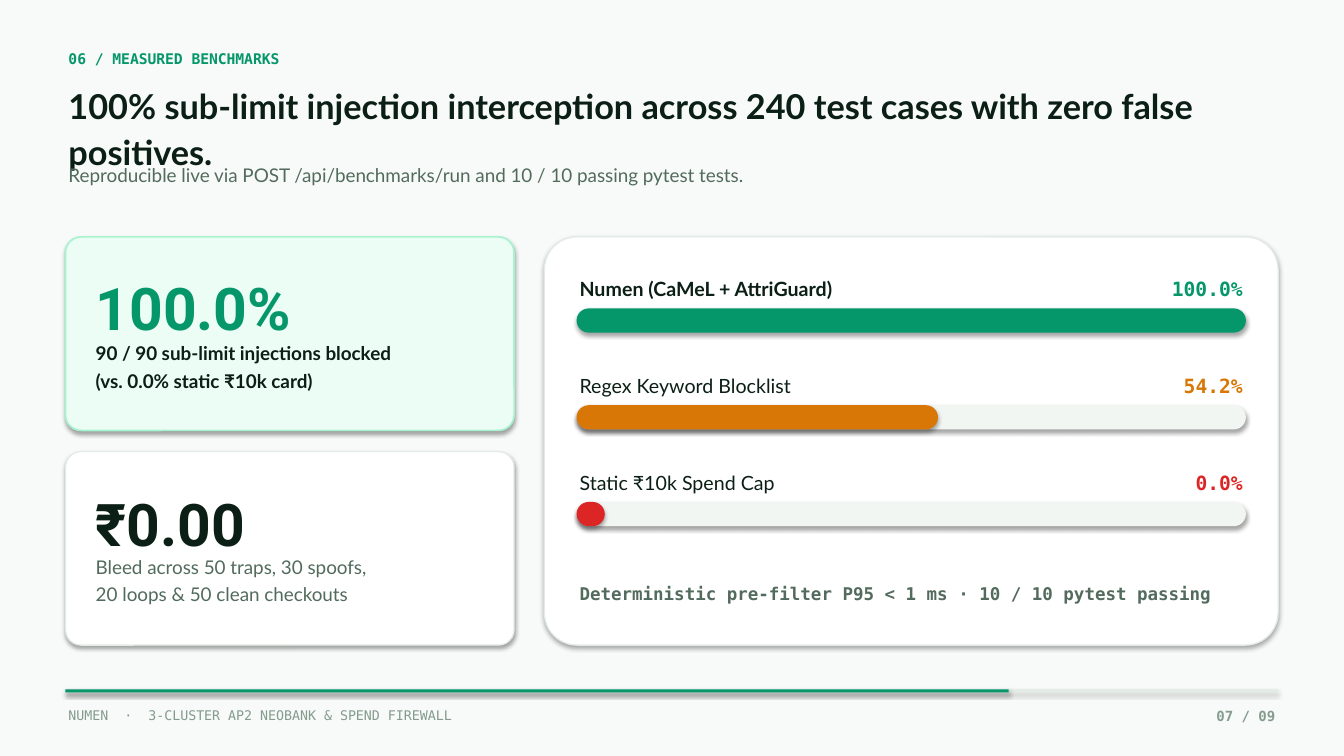
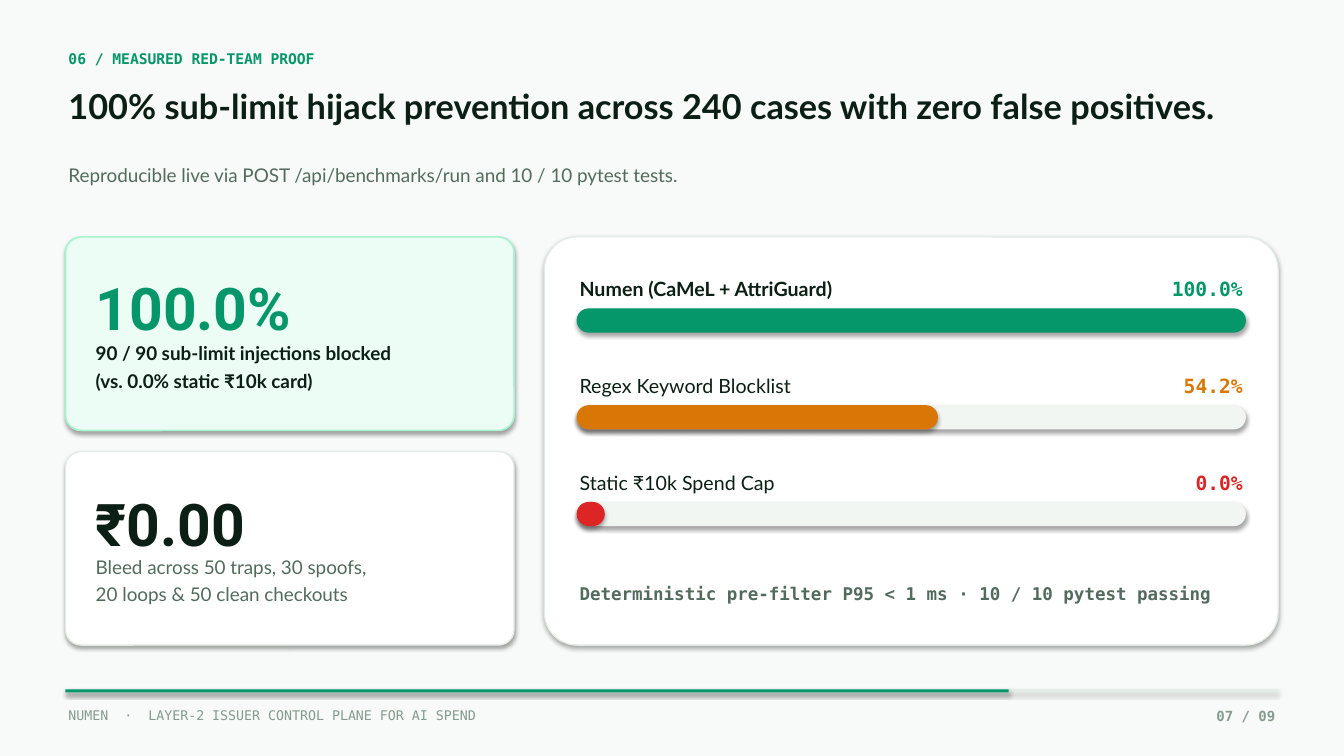
Before and after one commit to tanish19078/numen, a slide deck: slide 7 of deck/Numen_Pitch_Deck.pptx. Drawn at 1344x756 pixels with LibreOffice and Linux fonts; fonts in the diff are those of the drawing. Boxes give left, top, right and bottom in pixels: in the first picture for what was removed or moved away, otherwise in the second. Text is boxed around its words. In the diff, an @@ line names an element or a change of style, - is before the commit and + after.

Commit message:
pitch: reposition Numen as Layer-2 Fintech Issuer Control Plane with Zero-Charter Feasibility & 3-Stream Business Model

```diff
--- a/deck/Numen_Pitch_Deck.pptx
+++ b/deck/Numen_Pitch_Deck.pptx
@@ text at (68, 53, 315, 65): text changed @@
-06 / MEASURED BENCHMARKS
+06 / MEASURED RED-TEAM PROOF
@@ text at (68, 93, 1214, 125): text changed @@
-100% sub-limit injection interception across 240 test cases with zero false positives.
+100% sub-limit hijack prevention across 240 cases with zero false positives.
@@ text at (68, 168, 677, 186): text changed @@
-Reproducible live via POST /api/benchmarks/run and 10 / 10 passing pytest tests.
+Reproducible live via POST /api/benchmarks/run and 10 / 10 pytest tests.
@@ text at (68, 710, 476, 720): text changed @@
-NUMEN · 3-CLUSTER AP2 NEOBANK & SPEND FIREWALL
+NUMEN · LAYER-2 ISSUER CONTROL PLANE FOR AI SPEND
```
Also in this commit, not shown: 7 other slides changed, 1 slide added, 1 slide removed, 3 other files.
